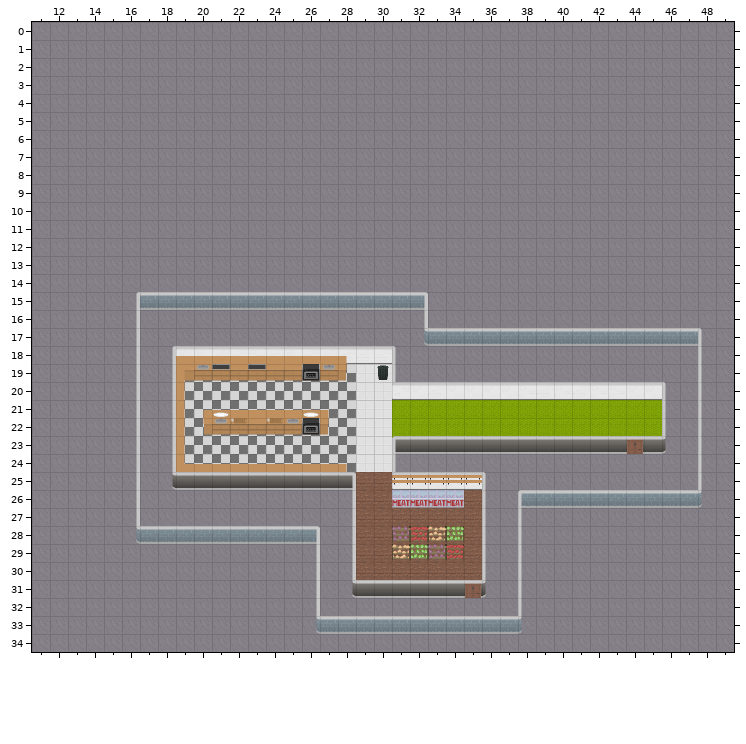
Tiled map, stored at assets/v2/map.tmx. The first picture shows the starting point.
Cells are 32x32 px. Shown: x 11..49, y 0..34.
The same view after the edit:
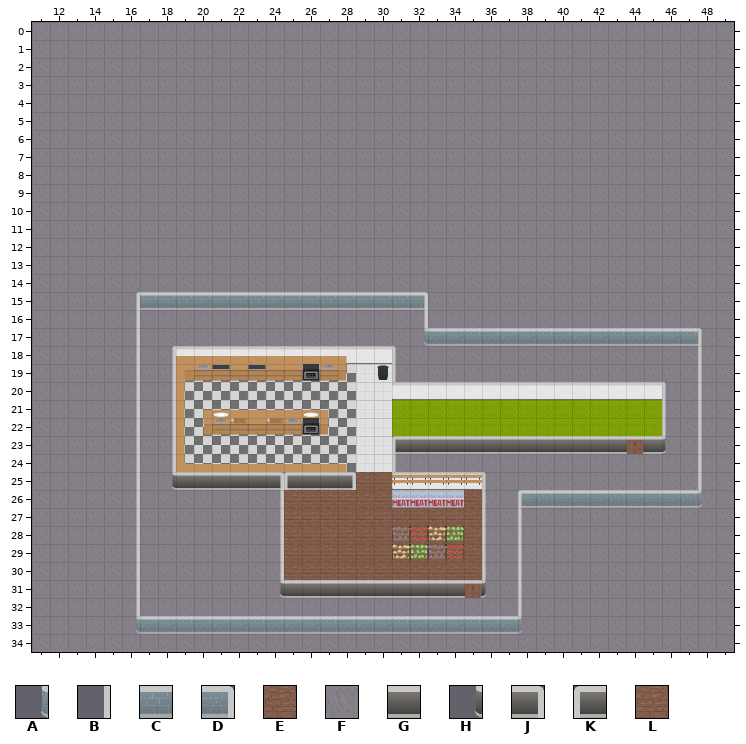
Key: from "background": A 8, B 10, C 11, D 13, E 21, F 26, G 28, H 30, J 33, K 34, L 38.
_ is an empty cell.
Commit: Made floor space bigger, added a wall
Edits made:
Layer "floor":
The author put tile E in row 28 at x 25.
Tile F becomes tile E in row 26 at x 25 to 28; in row 27 at x 25 and 27; in row 28 at x 26 to 28; in rows 29 to 30 at x 25 to 28.
Tile F becomes tile L in row 27 at x 26 and 28.
Layer "wall_f":
The author put tile A in row 33 at x 16.
Tile A becomes tile B in row 28 at x 16.
Tile C becomes tile B in row 28 at x 24.
The author put tile B in rows 26 to 27 at x 24; in rows 29 to 30 at x 16 and 24; in rows 31 to 32 at x 16.
Tile A becomes tile C in row 33 at x 26.
The author put tile C in row 33 at x 17 to 25.
Tile B becomes tile G in row 31 at x 26.
Tile H becomes tile G in row 31 at x 28.
The author put tile G in row 31 at x 25 and 27.
The author put tile H in row 31 at x 24.
Tile G becomes tile J in row 25 at x 24.
Tile G becomes tile K in row 25 at x 25.
The edit erases tile B in rows 26 to 28 at x 28; in rows 29 to 30 at x 26 and 28; in row 32 at x 26.
The edit erases tile C in row 28 at x 17 to 23 and 25.
The edit erases tile D in row 28 at x 26.
